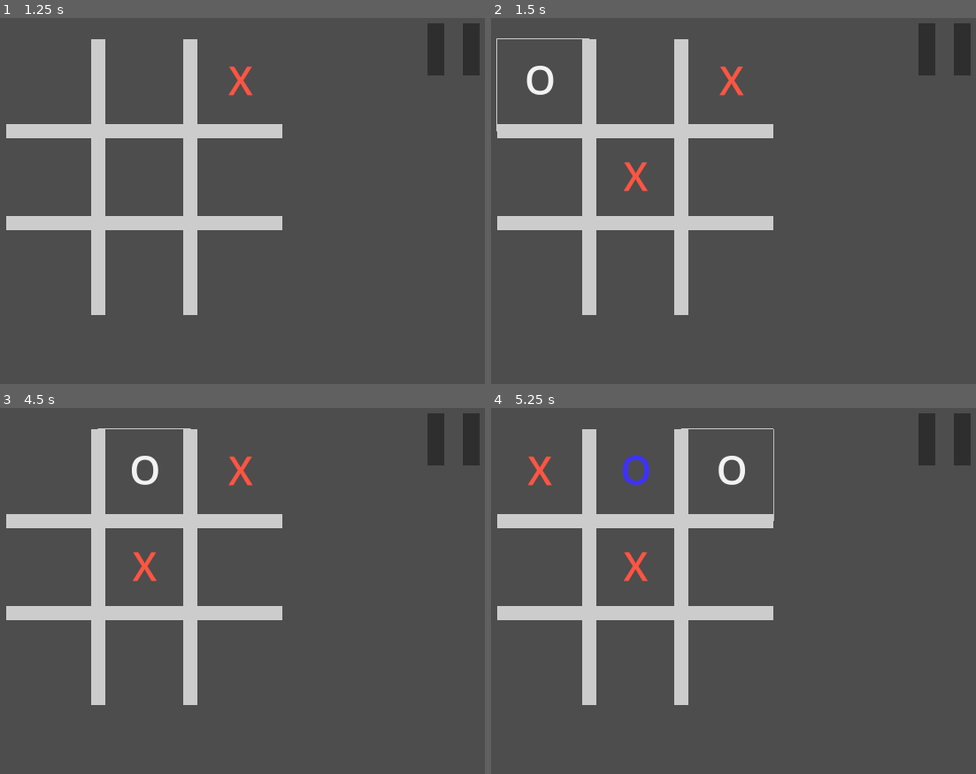
Above: before the commit, frames 1-4 (two rows, left to right).
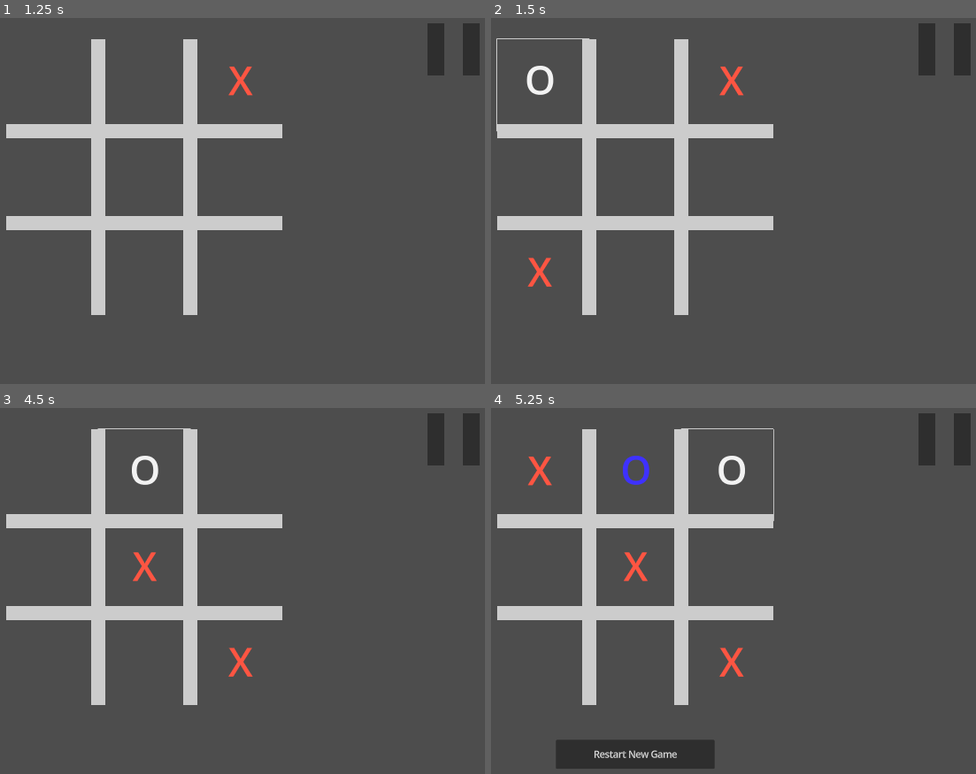
Above: after the commit, the same moments.

Repository: AlixBarreaux/tic-tac-two
Game: Godot game, scene res://scenes/main_menu.tscn
Same seed, same stepped clock (60 frames per second), same inputs: the game is played once before the commit and once after it.
Inputs (mouse positions are in pixels of both pictures, inside the frame that each line leads up to):
- Up to frame 1 (1.25 s): click "Singleplayer" at 0.5 s
- Up to frame 2 (1.5 s): click (544, 83) at 1.25 s
- Up to frame 3 (4.5 s): click "O" at 2 s; click "Restart New Game" at 2.75 s; click (145, 473) at 3.5 s; click "O" at 4.25 s
- Up to frame 4 (5.25 s): click (728, 473) at 5 s

Frame 1 is identical in both runs. In frame 2, 0.3% of the frame differs, in the area x 7-33%, y 39-74%; in frame 3, 0.4%; in frame 4, 2.6%, in the area x 13-53%, y 65-99%.

Commit message:
Feat: Make AI align 2 cells
If the attempt to find a possibility to win or counter failed, it tries to find a way to align an owned cell to another one. (Next to it or with a neutral cell in the middle)
Since there can be multiple possible lines to align the cell, a random line is picked. Then a random cell in this line is also picked. (Avoiding the non neutral cell)

Diff:
--- a/scripts/player_ai.gd
+++ b/scripts/player_ai.gd
@@ -53,11 +53,13 @@
 
 
 func pick_cell(idx: int) -> void:
+	print("PICK CELL AT INDEX: ", idx)
 	board.click_button_cell(idx)
 	did_play_turn = true
 
 
 func pick_random_cell() -> void:
+	print("PICK RANDOM CELL!")
 	var random_cell_index: int = randi_range(0, board.cells.size() - 1)
 
 	for cell in board.cells:
@@ -103,19 +105,82 @@
 
 func play_turn() -> void:
 	did_play_turn = false
+	print("Turn #", Global.turn_counter)
 	# Not the first turn
 	if Global.turn_counter != 1:
 		print("Attempt to win")
-		win_or_counter(false)
+		self.win_or_counter(false)
 		if did_play_turn: return
 		print("Attempt to counter")
-		win_or_counter(true)
+		self.win_or_counter(true)
 		if did_play_turn: return
-		print("Attempts to win or counter failed. Picking a rand cell.")
-		pick_random_cell()
-		# TODO: Attempt to form an alignment of 2!
+
+
+		## TODO: Attempt to form an alignment of 2!
+		print("Attempt to line up 2 cells")
+
+		var board_line_to_check: Array = []
+		var possible_combinations: Array = []
+
+		# CAREFUL! TAKE A RANDOM SOLUTION IF MULTIPLE POSSIBLE!
+		for winning_line_array in BoardUtils.get_winning_cell_lines():
+			board_line_to_check = []
+			var iterations_count: int = 0
+
+			for winning_cell_index in winning_line_array:
+				if iterations_count >= 3:
+					iterations_count = 0
+					board_line_to_check.clear()
+				iterations_count += 1
+				board_line_to_check.append(board.cells[winning_cell_index])
+
+			#print("board_line_to_check: ", board_line_to_check)
+
+			if board_line_to_check.count(self.player_id) == 1 and board_line_to_check.count(EnumCellOwners.CellOwners.NEUTRAL) == 2:
+				print("APPEND")
+				possible_combinations.append(winning_line_array)
+
+		print("All possible combinations: ", possible_combinations)
+		if possible_combinations:
+			print("Possibilities available!")
+
+			for combination_array in possible_combinations:
+				var possible_combinations_rand_idx: int = randi_range(0, possible_combinations.size() - 1)
+				combination_array = possible_combinations[possible_combinations_rand_idx]
+				print("The combination rand selected is: ", combination_array)
+
+				var owned_cell_index: int = 0
+
+
+				for value in combination_array:
+					if board.cells[value] != EnumCellOwners.CellOwners.NEUTRAL:
+						owned_cell_index = value
+						print("Owned cell to avoid: ", value)
+
+				var combination_array_rand_idx: int = randi_range(0, combination_array.size() -1)
+				if board.cells[combination_array[combination_array_rand_idx]] != EnumCellOwners.CellOwners.NEUTRAL:
+					if combination_array_rand_idx == combination_array.size() -1:
+						combination_array_rand_idx = 0
+					else:
+						combination_array_rand_idx += 1
+
+				print("Picking index to pick cell from this array: ", combination_array)
+				print("The cell to pick combination_array_rand_idx is: ", combination_array_rand_idx)
+
+				print("Board: ", board.cells)
+				print("Pick at board index: ", combination_array[combination_array_rand_idx])
+				print("Value picked in board: ", board.cells[combination_array[combination_array_rand_idx]])
+				pick_cell(combination_array[combination_array_rand_idx])
+				return
+
+		else:
+			print("No possibility")
+
+
+		if did_play_turn: return
+		print("First turn! Pick a random cell")
+		self.pick_random_cell()
 	else:
-		print("First turn! Pick a random cell")
 		self.pick_random_cell()
 
 # TODO: SHARE CODE BETWEEN PlayerAI and Board!
